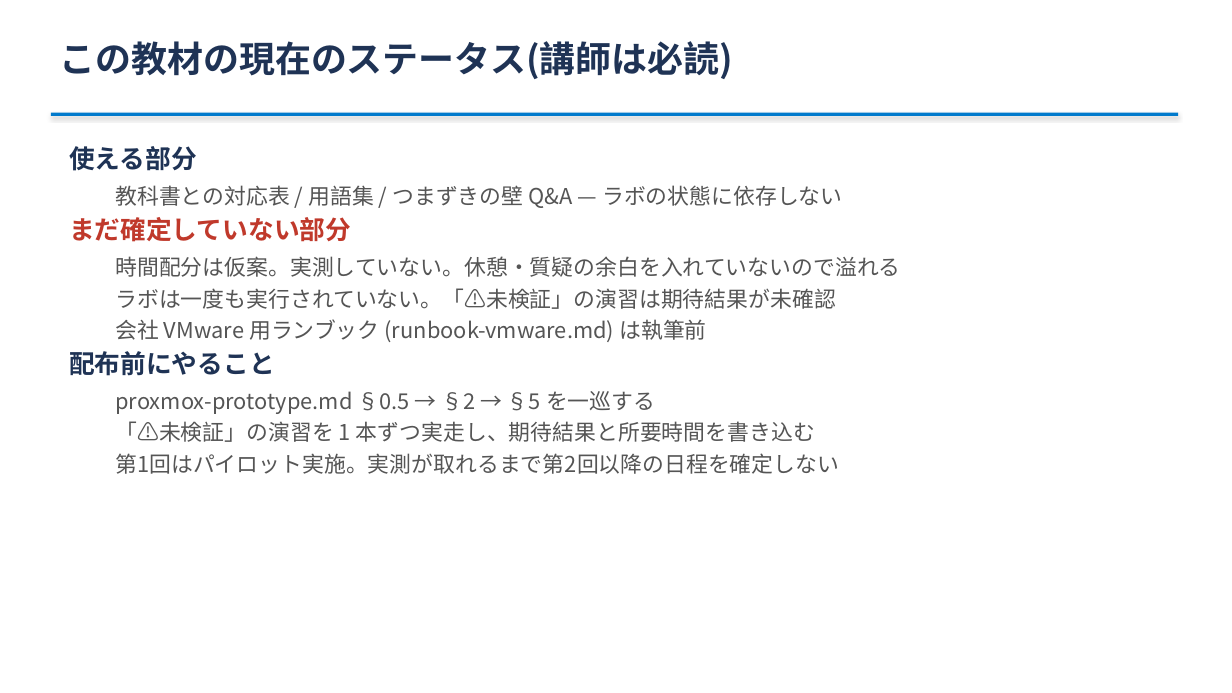
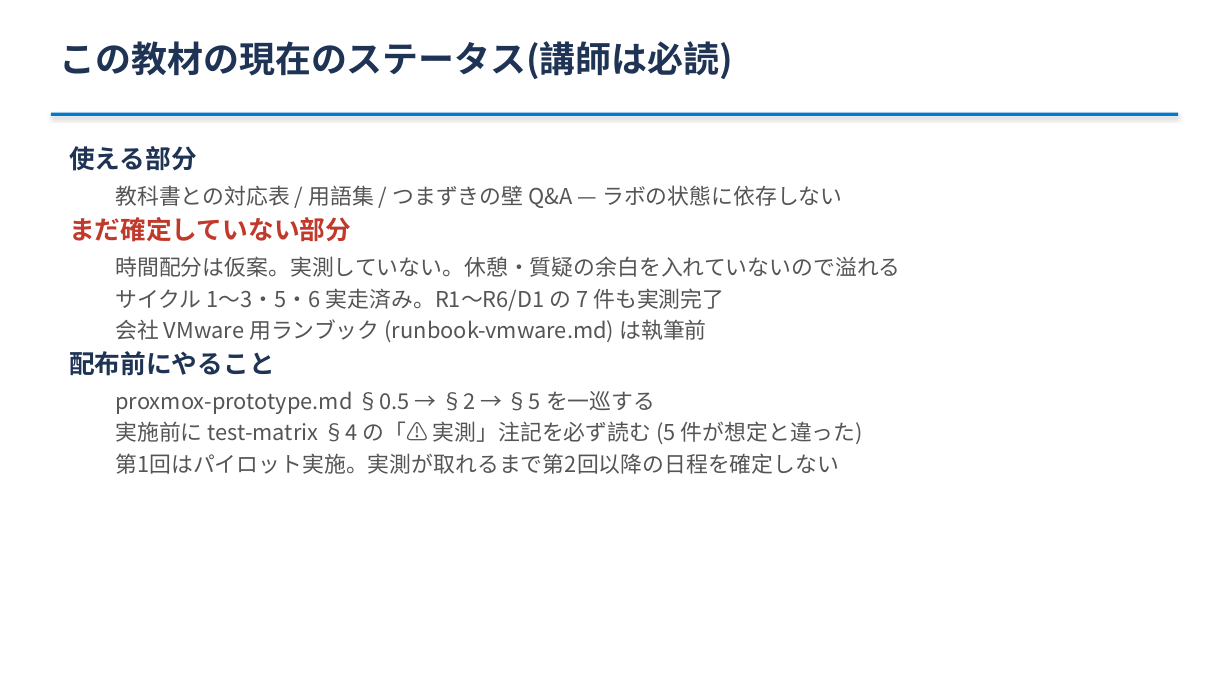
Before and after one commit to ginchankawaii/claude-code-book-template, a slide deck: slide 3 of docs/ipoe-lab/slides/toranomaki.pptx. Drawn at 1232x693 pixels with LibreOffice and Linux fonts; fonts in the diff are those of the drawing. Boxes give left, top, right and bottom in pixels: in the first picture for what was removed or moved away, otherwise in the second. Text is boxed around its words. In the diff, an @@ line names an element or a change of style, - is before the commit and + after.

```diff
--- a/docs/ipoe-lab/slides/toranomaki.pptx
+++ b/docs/ipoe-lab/slides/toranomaki.pptx
@@ text at bbox=[115, 288, 724, 311]: text changed @@
-  ラボは一度も実行されていない。「⚠未検証」の演習は期待結果が未確認
+  サイクル 1〜3・5・6 実走済み。R1〜R6/D1 の 7 件も実測完了
@@ text at bbox=[115, 421, 863, 444]: text changed @@
-  「⚠未検証」の演習を 1 本ずつ実走し、期待結果と所要時間を書き込む
+  実施前に test-matrix §4 の「⚠ 実測」注記を必ず読む (5 件が想定と違った)
```
Also in this commit, not shown: 5 other slides changed, 1 other file.
